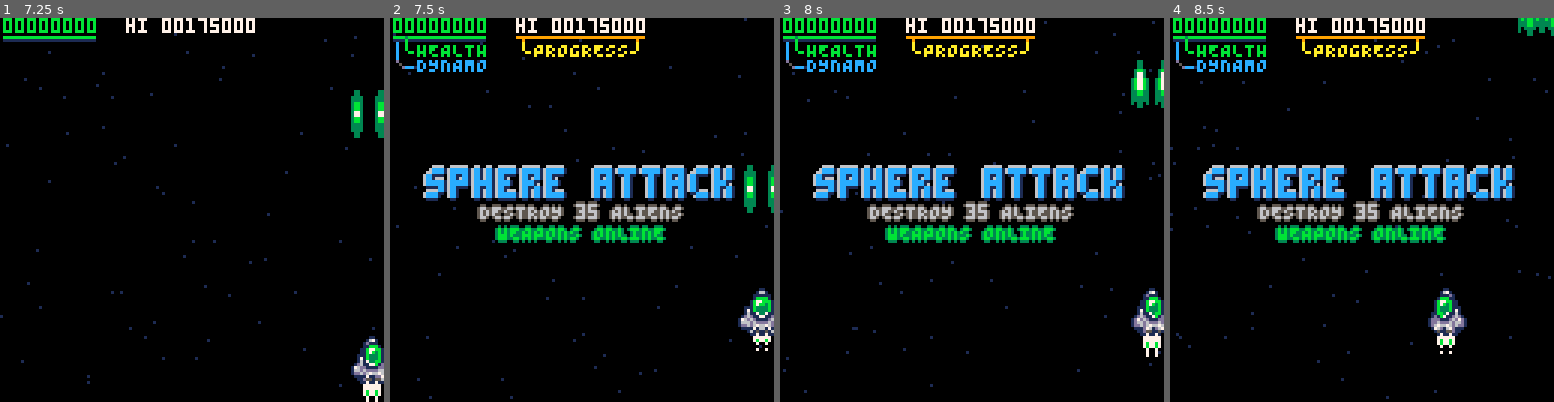
Above: before the commit, frames 1-4 (left to right).
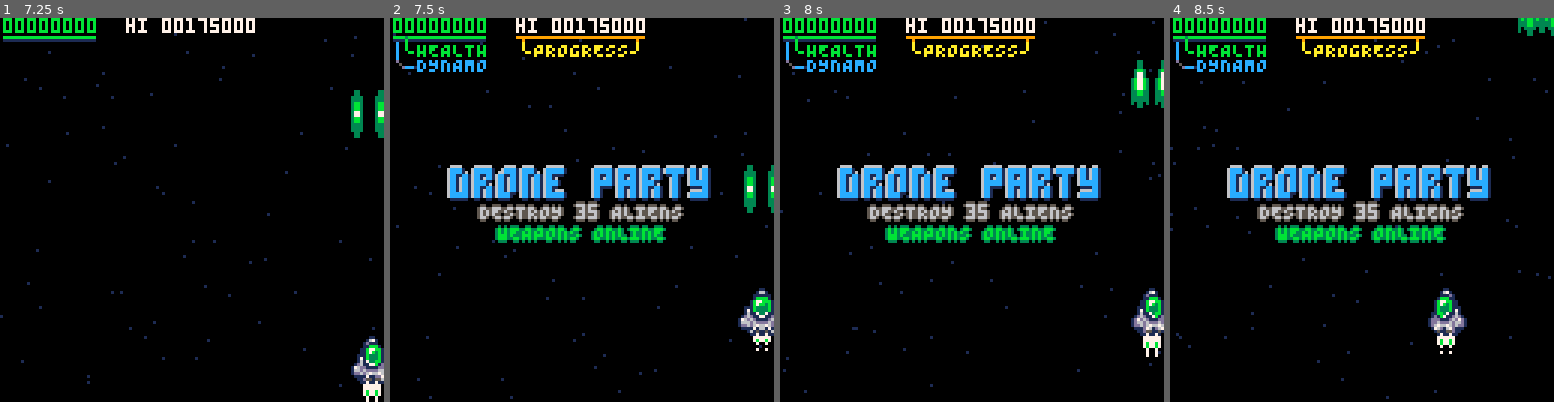
Above: after the commit, the same moments.

Repository: wimpysworld/antsy-alien-attack-pico
Game: PICO-8 cartridge main.p8
Same seed, same stepped clock (60 frames per second), same inputs: the game is played once before the commit and once after it.
Inputs:
- Up to frame 1 (7.25 s): tap X (X key) at 0.33, 1.07, 1.85, 2.97, 4.08, 5.2, 6.32 s; tap O (Z key) at 0.7, 1.7, 2.1, 2.5, 2.9, 3.3, 3.7, 4.1, 4.5, 4.9, 5.3, 5.7, 6.1, 6.5, 6.9 s; hold Right 1.6-2.1 s; hold Up 2.15-2.42 s; hold Right 2.47-3.03 s; hold Left 3.08-3.58 s; hold Down 3.63-3.97 s; hold Right 4.02-4.68 s; hold Up 4.73-5.03 s; hold Left 5.08-5.68 s; hold Down 5.73-6.03 s; hold Right 6.08-6.58 s; hold Right 6.63-7.13 s; hold Up from 7.18 s (still down)
- Up to frame 2 (7.5 s): tap O (Z key) at 7.3 s; tap X (X key) at 7.43 s; release Up at 7.45 s
- Up to frame 3 (8 s): hold Right from 7.5 s (still down); tap O (Z key) at 7.7 s
- Up to frame 4 (8.5 s): release Right at 8.07 s; tap O (Z key) at 8.1 s; hold Left from 8.12 s (still down)

Frame 1 is identical in both runs. In frame 2, 3.3% of the frame differs, in the area x 8-90%, y 38-48%; in frame 3, 3.3%; in frame 4, 3.3%.

Commit message:
chore: update placeholder test level

Diff:
--- a/main.p8
+++ b/main.p8
@@ -749,7 +749,7 @@
  missions={
   "players_off,jump",
   //test
-  "level_in,fly_in,players_on,drop,spheres,wait,pass_none,wait,level_out,players_off,jump,fly_out",
+  //"level_in,fly_in,players_on,drop,bronze,wait,level_out,players_off,jump,fly_out",
   //1
   "level_in,fly_in,players_on,drop,drone,wait,bronze,wait,silver,wait,asteroid_belt,wait,sapphire,wait,emerald,wait,level_out,players_off,jump,fly_out",
   //2
